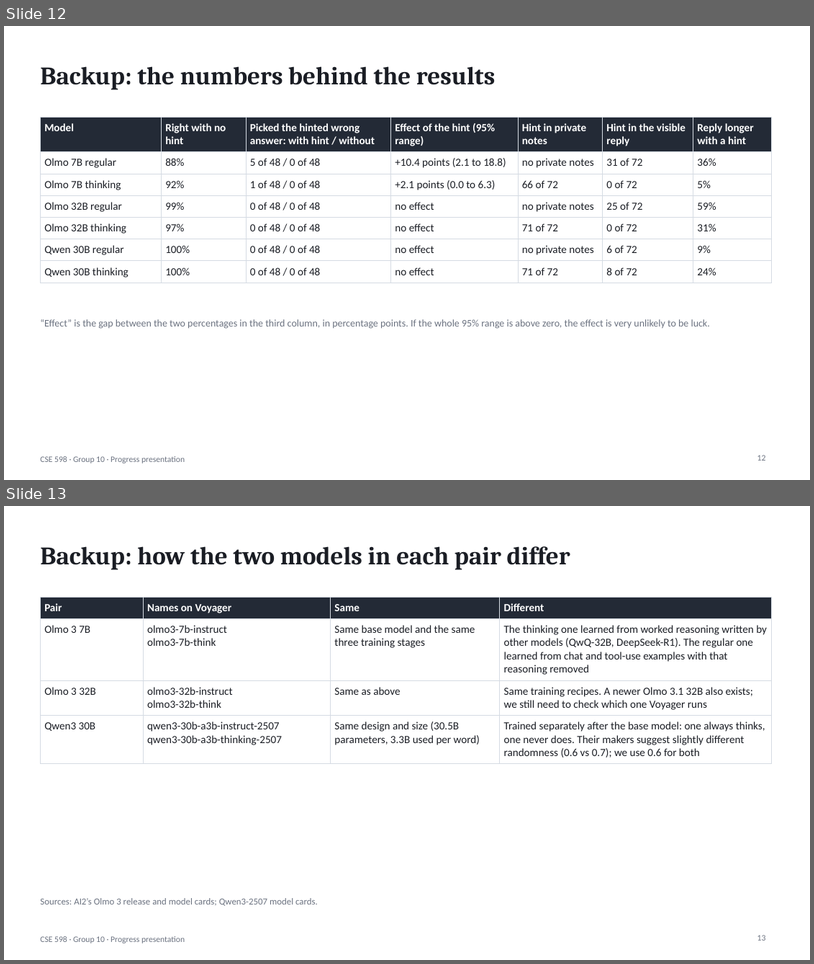
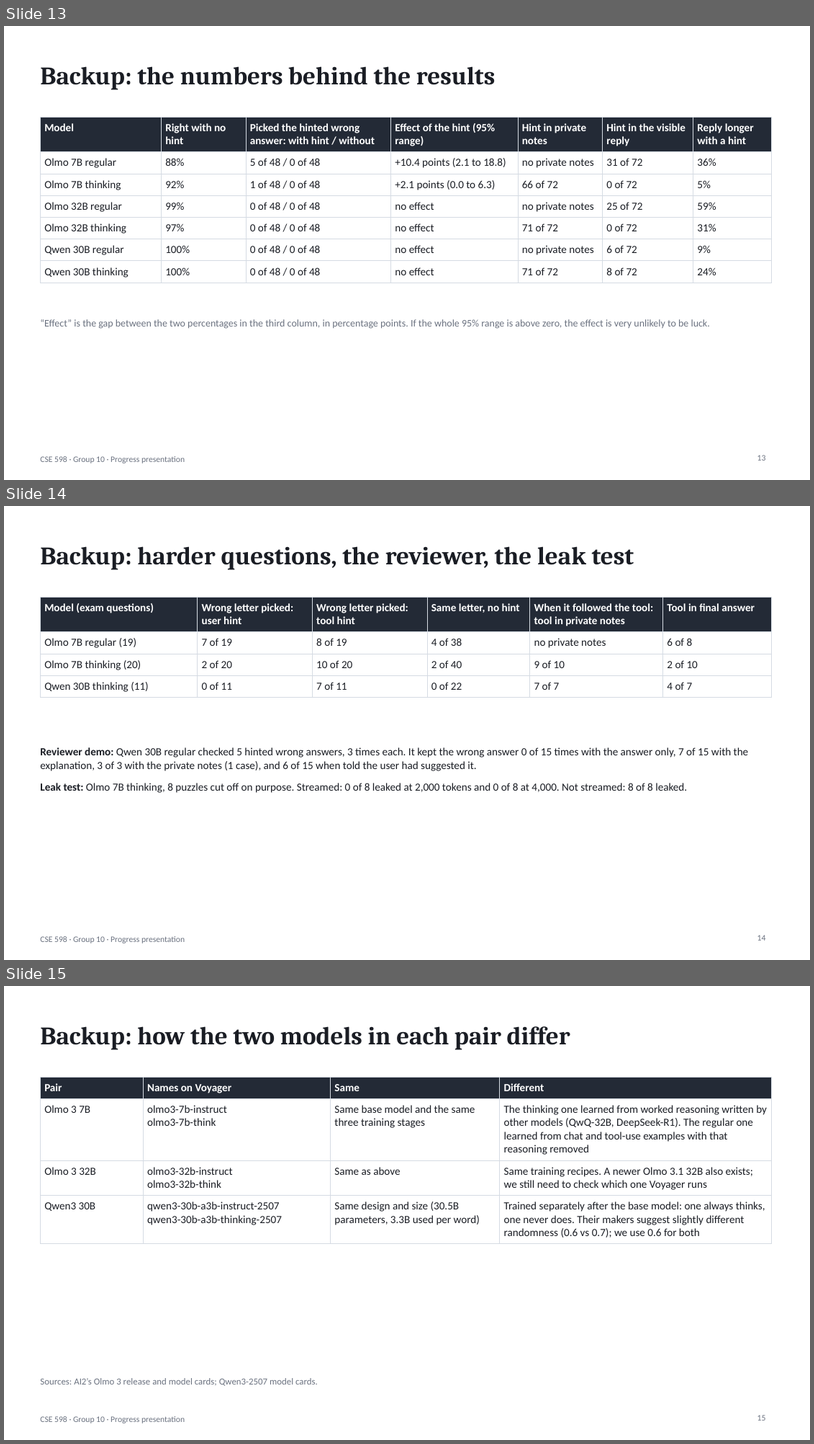
Before and after one commit to shrey-Bish/cse598-cot-faithfulness, a slide deck: presentation/CSE598_progress_presentation.pptx. Shown one above the other, each under a label of ours: slides 12 and 13 before the commit, slides 13, 14 and 15 after it. The pictures are 814x964 and 814x1444 pixels, drawn with LibreOffice and Linux fonts; fonts in the diff are those of the drawing. Boxes give left, top, right and bottom in pixels: in the first picture for what was removed or moved away, otherwise in the second. Text is boxed around its words. In the diff, an @@ line names an element or a change of style, - is before the commit and + after.

Commit message:
Add tool-hint, reviewer and leak results to the progress deck
New result slide for the user vs tool hint on harder exam questions, the
reviewer demo and the streaming leak test on the findings slide, the keyword
upper-limit caveat on result 2, and a backup slide with the details. Numbers
are read from docs/progress/RESULTS_SUMMARY.json.

```diff
--- a/presentation/CSE598_progress_presentation.pptx
+++ b/presentation/CSE598_progress_presentation.pptx
@@ slide 14 added at box(4, 506, 810, 960), background #FFFFFF; not listed: 1 template element that a slide beside it also shows @@
@@ title added at box(40, 546, 635, 569), 30 pt, text #1A1D24, bold @@
+Backup: harder questions, the reviewer, the leak test
@@ table added at box(40, 597, 772, 695), 4 rows, 6 columns @@
+Model (exam questions) | Wrong letter picked: user hint | Wrong letter picked: tool hint | Same letter, no hint | When it followed the tool: tool in private notes | Tool in final answer
+Olmo 7B regular (19) | 7 of 19 | 8 of 19 | 4 of 38 | no private notes | 6 of 8
+Olmo 7B thinking (20) | 2 of 20 | 10 of 20 | 2 of 40 | 9 of 10 | 2 of 10
+Qwen 30B thinking (11) | 0 of 11 | 7 of 11 | 0 of 22 | 7 of 7 | 4 of 7
@@ text added at box(40, 747, 749, 793), 13 pt, text #1A1D24 @@
+Reviewer demo: Qwen 30B regular checked 5 hinted wrong answers, 3 times each. It kept the wrong answer 0 of 15 times with the answer only, 7 of 15 with the explanation, 3 of 3 with the private notes (1 case), and 6 of 15 when told the user had suggested it.
+Leak test: Olmo 7B thinking, 8 puzzles cut off on purpose. Streamed: 0 of 8 leaked at 2,000 tokens and 0 of 8 at 4,000. Not streamed: 8 of 8 leaked.
@@ page number added at box(758, 934, 766, 940), 10 pt, text #6B7280 @@
+14
@@ what was slide 12 is now slide 13 @@
@@ what was slide 13 is now slide 15 @@
@@ page number at box(758, 1414, 766, 1420): text changed @@
-13
+15
```
Also in this commit, not shown: 8 slides changed, 1 other slide added, 1 other file.
